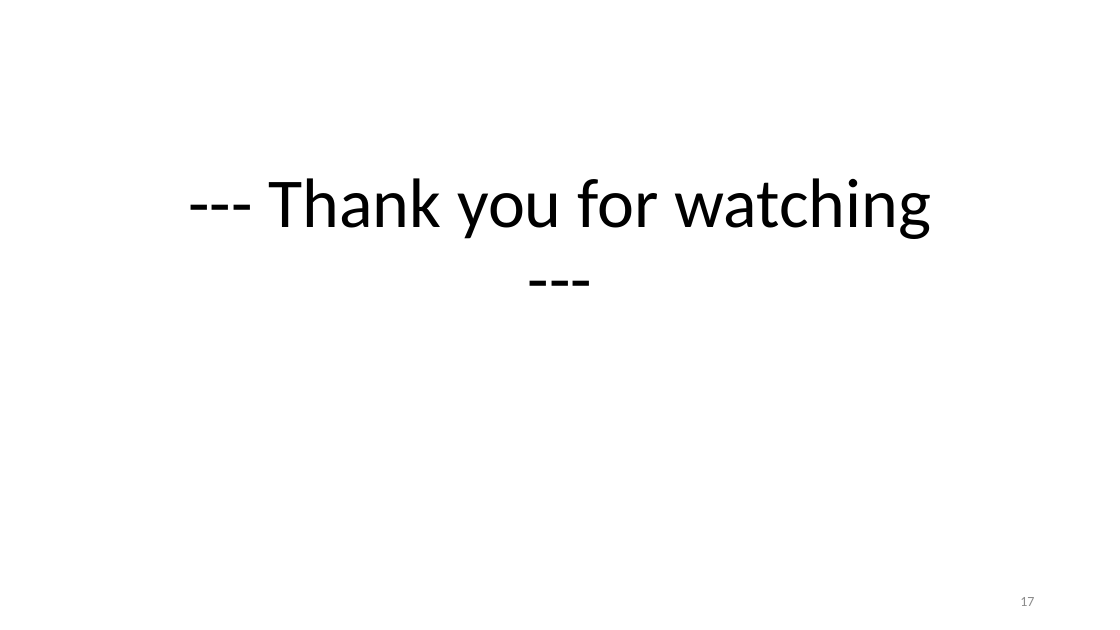
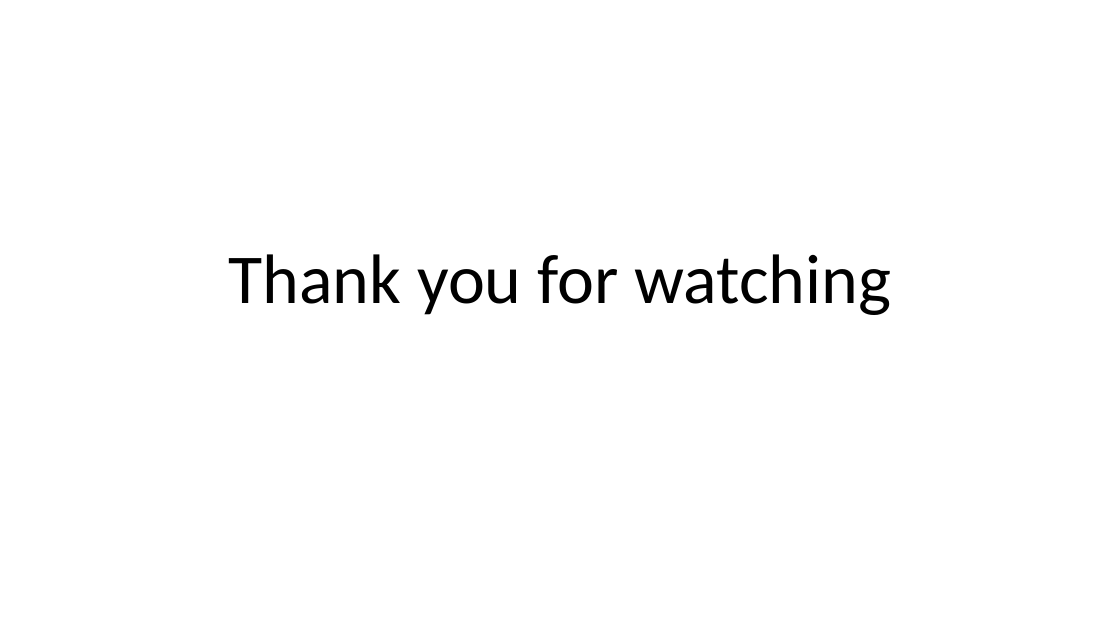
Before and after one commit to qttq23/SEProject, a slide deck: slide 22 of docs/PA6 - Presentation, submission/Software-Engineering-Project.pptx (slide 17 before the commit). Drawn at 1120x630 pixels with LibreOffice and Linux fonts; fonts in the diff are those of the drawing; background and template pictures are left out. Boxes give left, top, right and bottom in pixels: in the first picture for what was removed or moved away, otherwise in the second. Text is boxed around its words. In the diff, an @@ line names an element or a change of style, - is before the commit and + after.

```diff
--- a/docs/PA6 - Presentation, submission/Software-Engineering-Project.pptx
+++ b/docs/PA6 - Presentation, submission/Software-Engineering-Project.pptx
@@ title at [228, 254, 891, 315]: text changed @@
---- Thank you for watching ---
+Thank you for watching
@@ page number removed at [1020, 597, 1034, 606] @@
-17
```
Also in this commit, not shown: 16 other slides changed, 5 slides added.
